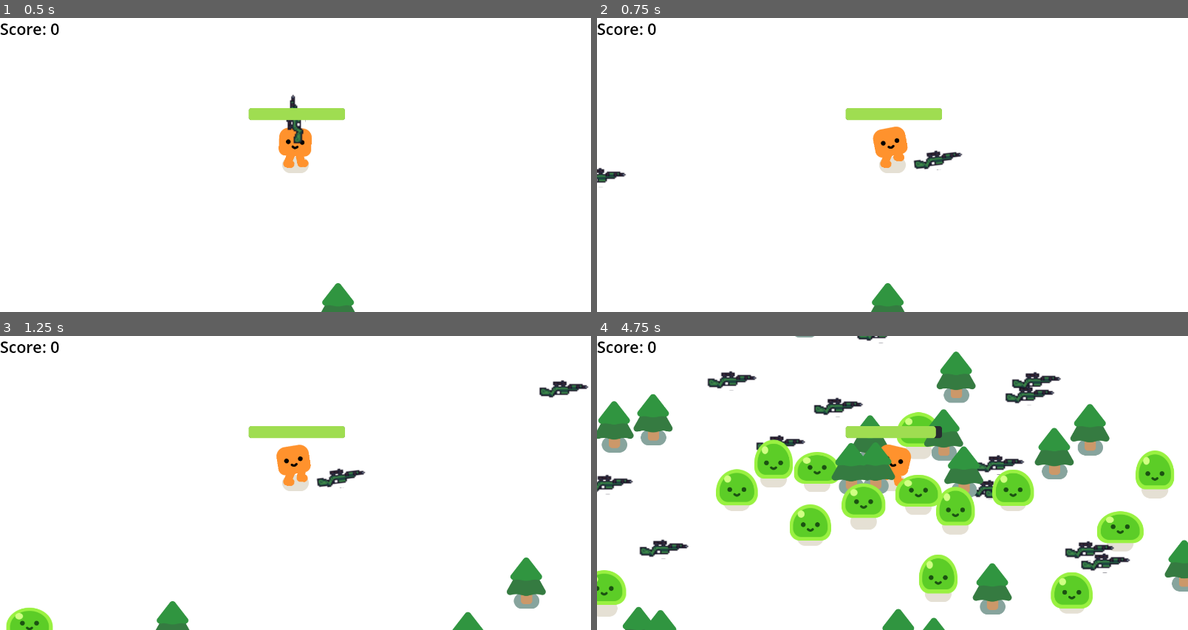
Above: before the commit, frames 1-4 (two rows, left to right).
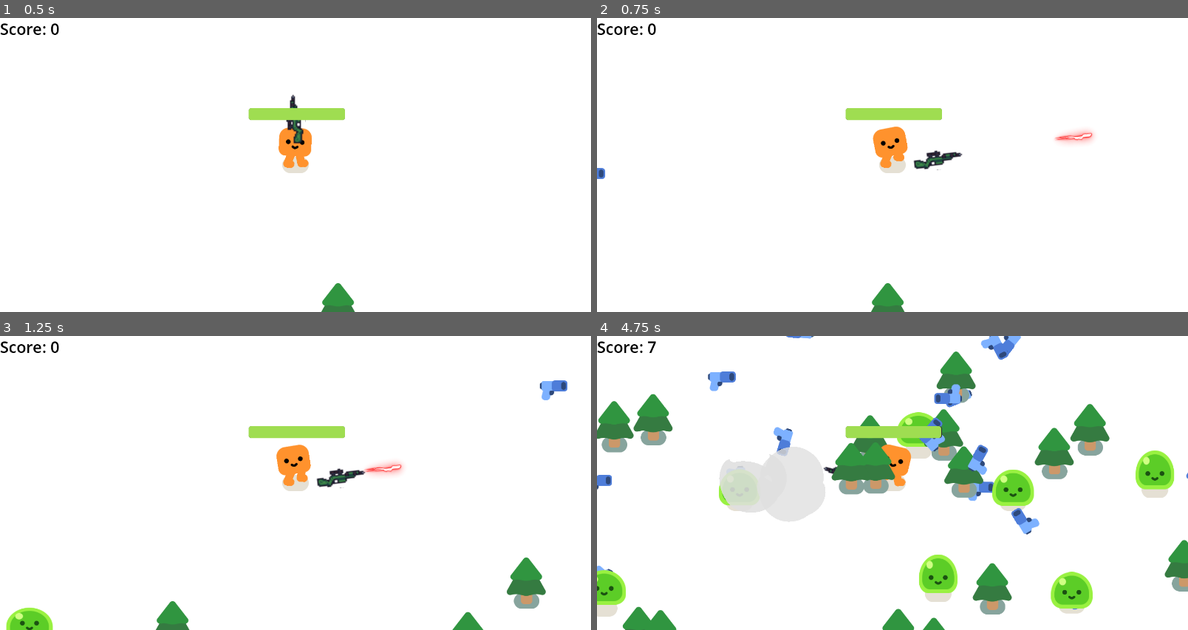
Above: after the commit, the same moments.

Repository: arad991/topdown_shooter_2d
Game: Godot game, scene res://survivors_game.tscn
Same seed, same stepped clock (60 frames per second), same inputs: the game is played once before the commit and once after it.
Inputs (mouse positions are in pixels of both pictures, inside the frame that each line leads up to):
- Up to frame 1 (0.5 s): no input
- Up to frame 2 (0.75 s): move the mouse to (1022, 150) at 0.52 s; hold D (move_right) from 0.53 s (still down)
- Up to frame 3 (1.25 s): keep holding D (move_right)
- Up to frame 4 (4.75 s): move the mouse to (774, 497) at 1.27 s; release D (move_right) at 1.28 s; hold S (move_down) 1.28-2.03 s; move the mouse to (951, 418) at 2.02 s; hold D (move_right) 2.03-2.78 s; move the mouse to (862, 541) at 2.77 s; hold W (move_up) 2.78-3.53 s; move the mouse to (1069, 527) at 3.52 s; hold A (move_left) from 3.53 s (still down); move the mouse to (715, 438) at 4.27 s

Frame 1 is identical in both runs. In frame 2, 0.3% of the frame differs, in the area x 0-84%, y 38-57%; in frame 3, 0.5%; in frame 4, 12%, in the area x 0-100%, y 0-94%.

Commit message:
fixed shooting

Diff:
--- a/gun.gd
+++ b/gun.gd
@@ -1,14 +1,21 @@
-extends Area2D
+extends Node2D
 
 var is_jammed = false
+@export var on_floor: bool = false
+@onready var player_detector: Area2D = $PlayerDetector
+@onready var spawn_detector: Area2D = $WeaponPivot/Pistol/SpawnDetector
+
+func _ready() -> void:
+	if not on_floor:
+		player_detector.set_collision_mask_value(8,false) # player mask
+
 
 func _physics_process(delta: float) -> void:
-	#var enemies_in_range = get_overlapping_bodies()
-	#if enemies_in_range.size() > 0:
-		#var target_enemy = enemies_in_range[0]
-		#look_at(target_enemy.global_position)
+		_pistol_shoot_logic() # makes the pistol aim to the nearest enemy
 
-	var enemies_in_range = get_overlapping_bodies()
+
+func _pistol_shoot_logic() -> void:
+	var enemies_in_range = spawn_detector.get_overlapping_bodies()
 	if enemies_in_range.size() > 0:
 		var closest_enemy_distance = INF
 		var closest_enemy = null
@@ -22,9 +29,7 @@
 		if closest_enemy:
 			look_at(closest_enemy.global_position)
 
-
-
-func shoot():
+func shoot() -> void:
 	const BULLET = preload("res://bullet.tscn")
 	var new_bullet = BULLET.instantiate()
 	%ShootingPoint.add_child(new_bullet)
--- a/gun.tscn
+++ b/gun.tscn
@@ -1,19 +1,21 @@
-[gd_scene load_steps=4 format=3 uid="uid://0e8xogo0sntl"]
+[gd_scene load_steps=5 format=3 uid="uid://0e8xogo0sntl"]
 
 [ext_resource type="Texture2D" uid="uid://cswb5do8rrj7q" path="res://pistol/pistol.png" id="1_26tot"]
 [ext_resource type="Script" path="res://gun.gd" id="1_ptbya"]
 
-[sub_resource type="CircleShape2D" id="CircleShape2D_hrcce"]
-radius = 294.027
+[sub_resource type="CircleShape2D" id="CircleShape2D_75ks7"]
+radius = 389.021
 
-[node name="Gun" type="Area2D"]
-collision_layer = 8
-collision_mask = 2
-input_pickable = false
+[sub_resource type="CapsuleShape2D" id="CapsuleShape2D_nkfy6"]
+radius = 32.9981
+height = 77.998
+
+[node name="Pistol" type="Node2D"]
 script = ExtResource("1_ptbya")
 
-[node name="CollisionShape2D" type="CollisionShape2D" parent="."]
-shape = SubResource("CircleShape2D_hrcce")
+[node name="ShootTimer" type="Timer" parent="."]
+wait_time = 0.3
+autostart = true
 
 [node name="WeaponPivot" type="Marker2D" parent="."]
 
@@ -25,8 +27,21 @@
 unique_name_in_owner = true
 position = Vector2(25, -11)
 
-[node name="Timer" type="Timer" parent="."]
-wait_time = 0.3
-autostart = true
+[node name="SpawnDetector" type="Area2D" parent="WeaponPivot/Pistol"]
+position = Vector2(-134.929, -9.84615)
+scale = Vector2(0.292857, 0.326923)
+collision_layer = 0
+collision_mask = 3
+input_pickable = false
 
-[connection signal="timeout" from="Timer" to="." method="_on_timer_timeout"]
+[node name="CollisionShape2D" type="CollisionShape2D" parent="WeaponPivot/Pistol/SpawnDetector"]
+shape = SubResource("CircleShape2D_75ks7")
+
+[node name="PlayerDetector" type="Area2D" parent="."]
+collision_layer = 16
+collision_mask = 128
+
+[node name="CollisionShape2D" type="CollisionShape2D" parent="PlayerDetector"]
+position = Vector2(92, 1)
+rotation = -1.57175
+shape = SubResource("CapsuleShape2D_nkfy6")
--- a/laser_gun.gd
+++ b/laser_gun.gd
@@ -26,8 +26,8 @@
 
 
 func _on_timer_timeout() -> void:
-	print("I SHOOT!")
-	shoot()
+	if not on_floor:
+		shoot()
 
 
 func is_weapon() -> bool:
--- a/laser_gun.tscn
+++ b/laser_gun.tscn
@@ -63,5 +63,5 @@
 rotation = -1.57175
 shape = SubResource("CapsuleShape2D_aj57c")
 
-[connection signal="timeout" from="ShootTimer" to="WeaponPivot/LaserGun/SpawnDetector" method="_on_timer_timeout"]
+[connection signal="timeout" from="ShootTimer" to="." method="_on_timer_timeout"]
 [connection signal="body_entered" from="PlayerDetector" to="." method="_on_player_detector_body_entered"]
--- a/player.gd
+++ b/player.gd
@@ -36,12 +36,6 @@
 
 func get_current_gun_node() -> Area2D:
 	return current_weapon
-	#if get_node("LaserGun") != null:
-		#return get_node("LaserGun")
-	#elif get_node("Gun") != null:
-		#return get_node("Gun")
-	#else: #No gun is equipped (impossible for now)
-		#return null
 
 func pickup_and_change_weapon(weapon) -> void:
 	if weapon.has_method("is_weapon") and weapon.is_weapon() and weapon != current_weapon:
--- a/survivors_game.gd
+++ b/survivors_game.gd
@@ -72,7 +72,7 @@
 func spawn_weapon():
 	var weapons_array = [preload("res://gun.tscn"), preload("res://laser_gun.tscn")]
 	#var selected_weapon_index = randi() % (weapons_array.size())
-	var selected_weapon_index = 1
+	var selected_weapon_index = 0
 	# TODO: Add slot adaptility, for future multipule weapon holdings
 	# For now, we assume the player always can equip the picked up weapon (slot wise)
 	var player_pos = player.global_position
@@ -92,7 +92,7 @@
 		new_weapon.on_floor = true
 		new_weapon.global_position = Vector2(spawn_x, spawn_y)
 
-		# Check for collisions with existing objects
+		# Check for collisions with existing objects # TODO: handle dynamically each gun and its spawn_detector node retrieval
 		var overlapping_bodies = new_weapon.get_node("WeaponPivot").get_child(0).get_child(1).get_overlapping_bodies()
 
 		# Check if any overlapping body is of type Area2D
